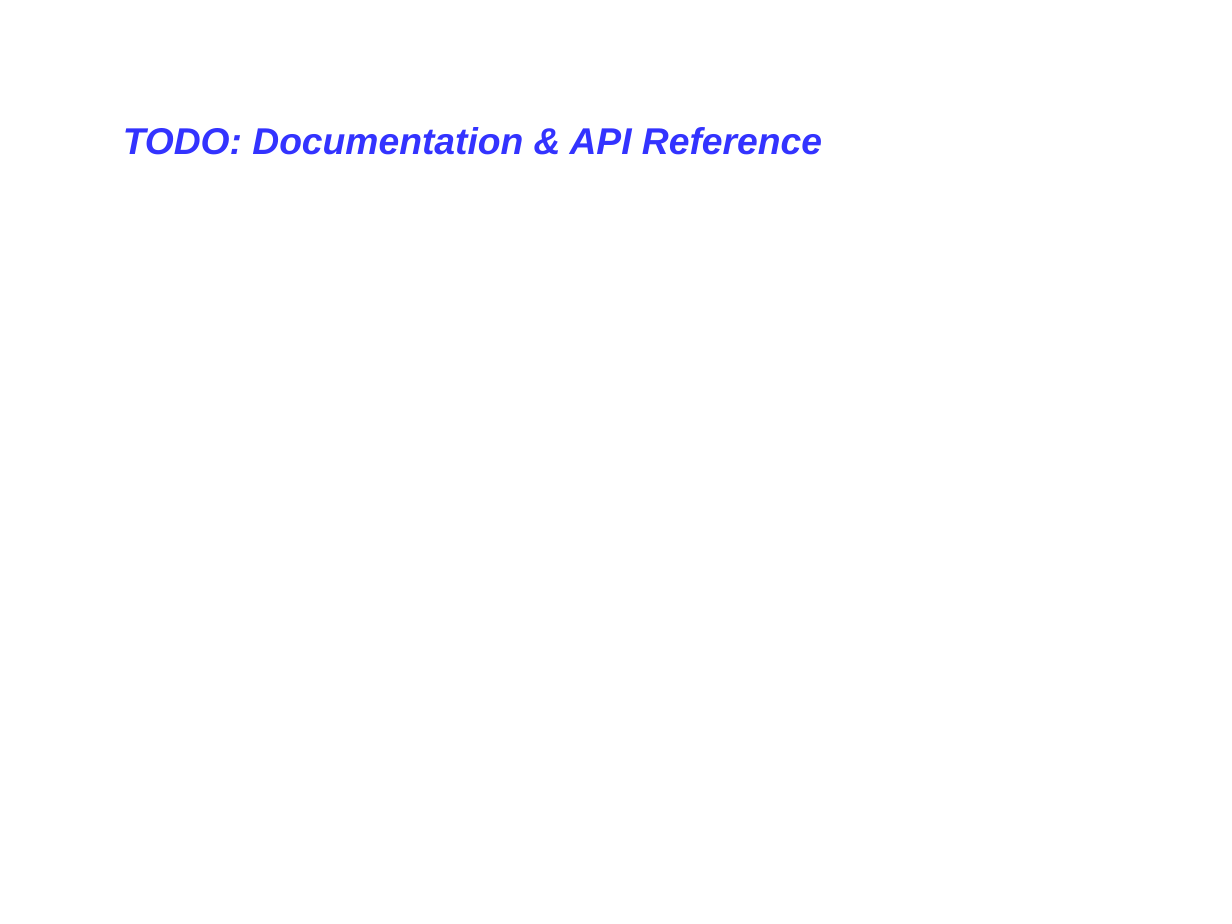
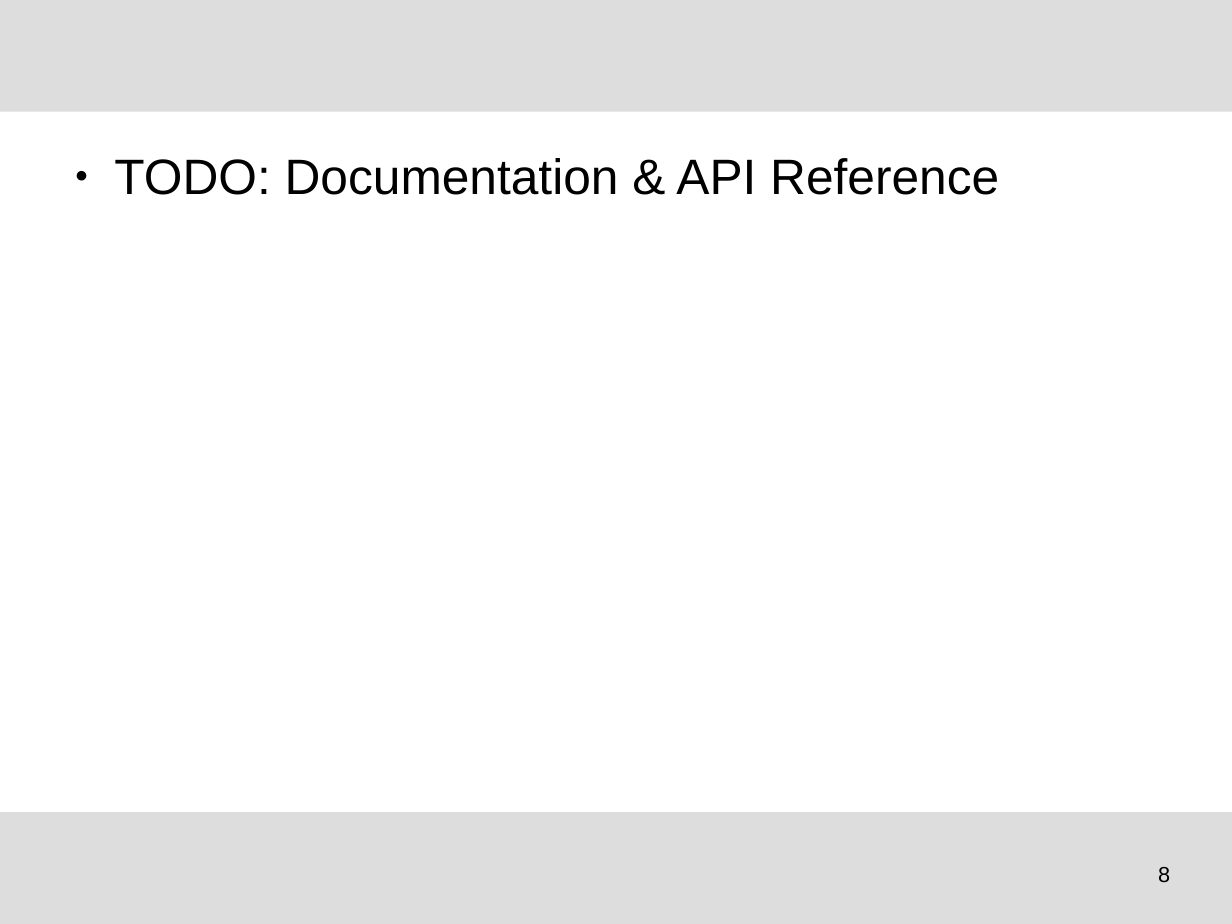
Before and after one commit to tudocomp/tudocomp, a slide deck: slide 8 of etc/presentation.odp (slide 7 before the commit). Drawn at 1232x924 pixels with LibreOffice and Linux fonts; fonts in the diff are those of the drawing; background and template pictures are left out. Boxes give left, top, right and bottom in pixels: in the first picture for what was removed or moved away, otherwise in the second. Text is boxed around its words. In the diff, an @@ line names an element or a change of style, - is before the commit and + after.

Commit message:
Presentation style

```diff
--- a/etc/presentation.odp
+++ b/etc/presentation.odp
@@ rectangle added at (x1=0, y1=0, x2=1232, y2=112), fill #DDDDDD @@
@@ text "TODO: Documentation & API Reference" moved from (x1=123, y1=127, x2=822, y2=155) to (x1=114, y1=158, x2=999, y2=195) @@
@@ text "TODO: Documentation & API Reference" at (x1=114, y1=158, x2=999, y2=195): size 24 to 32 pt, text colour #3333FF to #000000, bold off, italic off; bullet none to ●; more space between paragraphs @@
@@ rectangle added at (x1=0, y1=813, x2=1232, y2=924), fill #DDDDDD @@
@@ page number added at (x1=1158, y1=867, x2=1170, y2=883), 14 pt, text #000000 @@
+8
```
Also in this commit, not shown: 6 other slides changed, 1 slide added.
